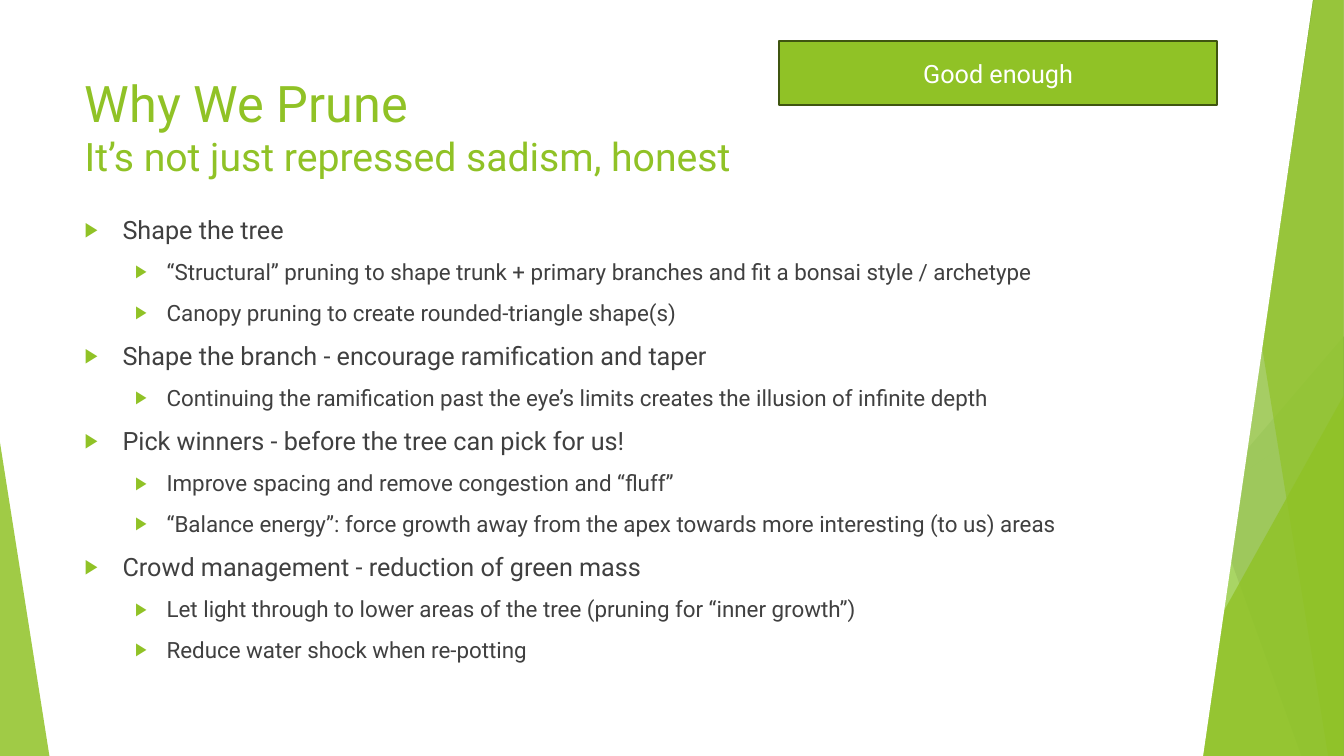
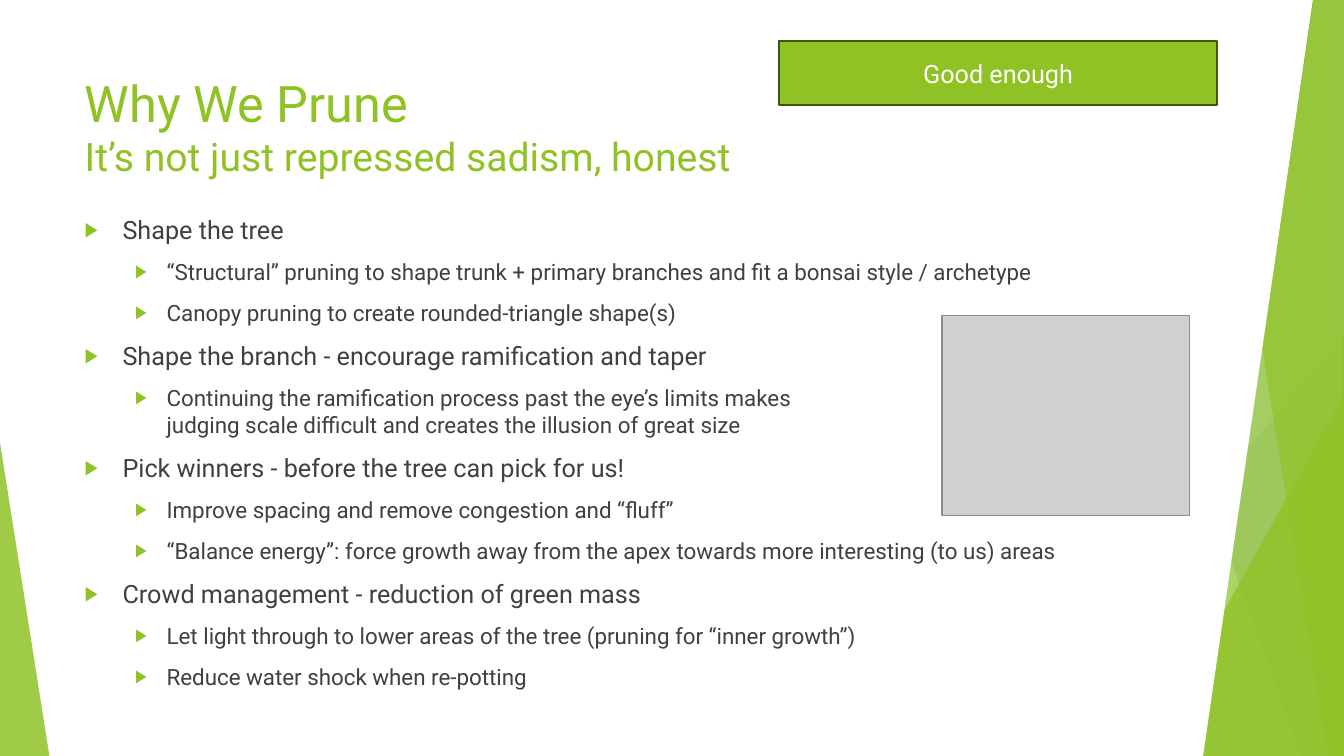
Before and after one commit to AlexLabram/Bonsai, a slide deck: slide 19 of Courseware/Bonsai On A Budget (running).pptx. Drawn at 1344x756 pixels with LibreOffice and Linux fonts; fonts in the diff are those of the drawing; grey boxes stand for pictures. Boxes give left, top, right and bottom in pixels: in the first picture for what was removed or moved away, otherwise in the second. Text is boxed around its words. In the diff, an @@ line names an element or a change of style, - is before the commit and + after.

Commit message:
Added fractal diagram to "why we prune" slide

```diff
--- a/Courseware/Bonsai On A Budget (running).pptx
+++ b/Courseware/Bonsai On A Budget (running).pptx
@@ picture added at [943,316,1191,516] @@
@@ text at [167,389,791,438]: text changed @@
-  ▶ Continuing the ramification past the eye’s limits creates the illusion of infinite depth
+  ▶ Continuing the ramification process past the eye’s limits makes
+    judging scale difficult and creates the illusion of great size
```
Also in this commit, not shown: 1 other slide changed.
